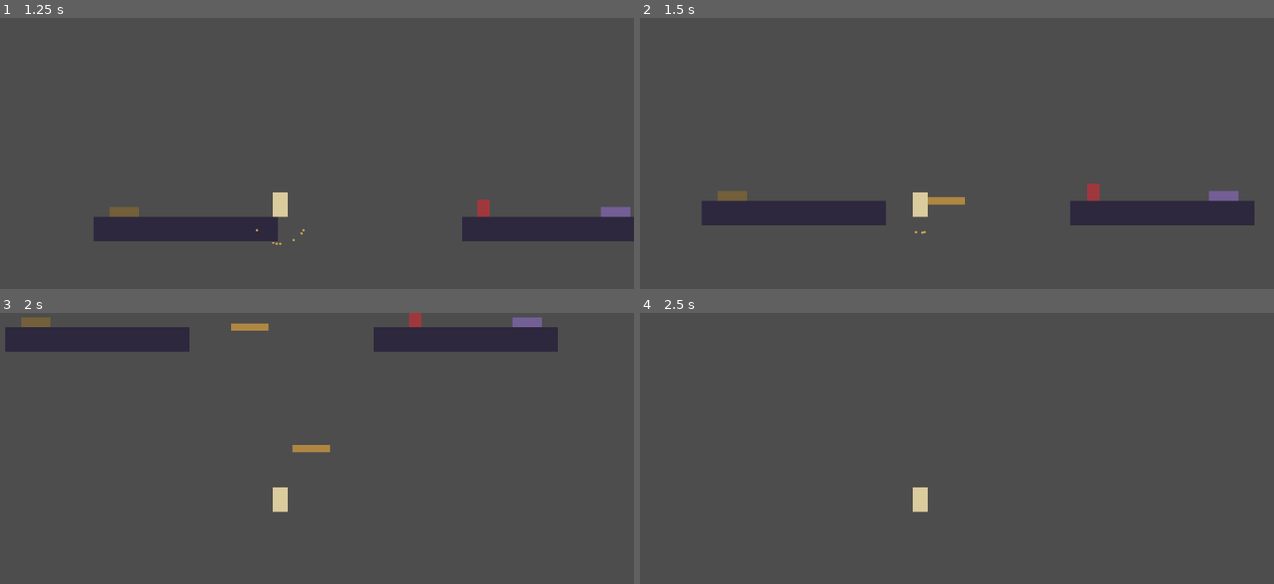
Above: before the commit, frames 1-4 (two rows, left to right).
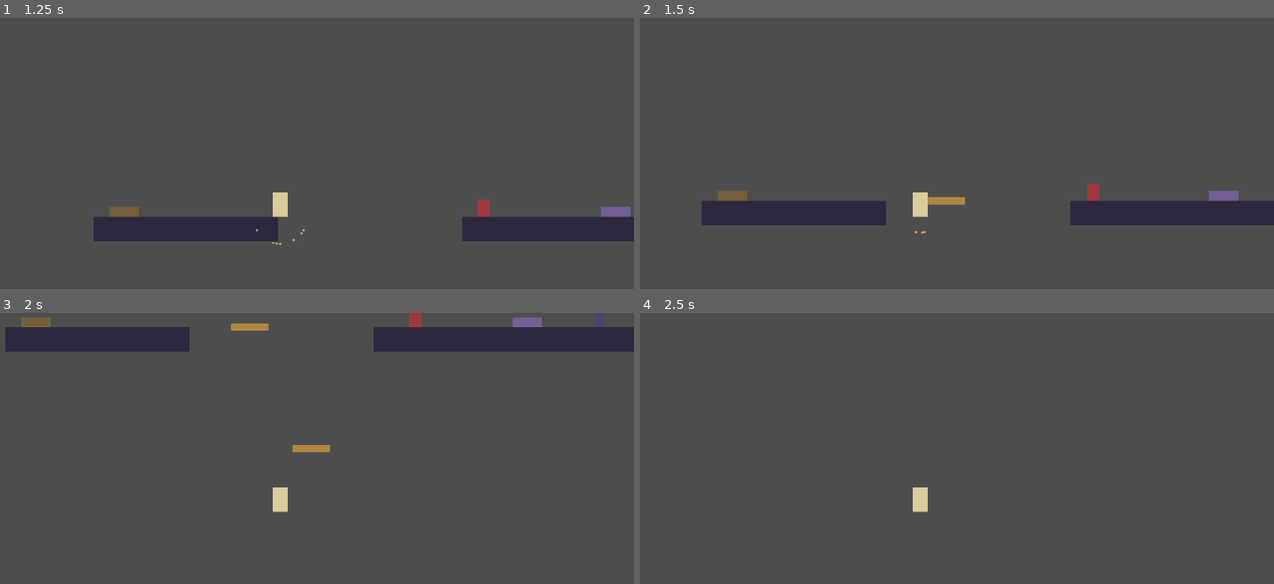
Above: after the commit, the same moments.

Repository: Sintfoap/MonthOfGame
Game: Godot game, scene res://scenes/Midgard.tscn
Two runs of this game, one before a commit and one after it. Both use one fixed random seed, a clock stepped at 60 frames per second and the inputs below.
Inputs:
- Up to frame 1 (1.25 s): tap Enter (ui_accept) at 0.5, 0.77 s; hold Right (ui_right) from 0.53 s (still down); tap M at 0.6 s; tap J at 0.8 s
- Up to frame 2 (1.5 s): keep holding Right (ui_right); tap J at 1.35 s
- Up to frame 3 (2 s): keep holding Right (ui_right); tap Enter (ui_accept) at 1.52 s; tap K at 1.55 s
- Up to frame 4 (2.5 s): release Right (ui_right) at 2.03 s; hold Left (ui_left) from 2.03 s (still down); tap K at 2.1 s; tap L at 2.3 s

Frame 1 is identical in both runs. In frame 2, 0.3% of the frame differs, in the area x 96-100%, y 67-77%; in frame 3, 1.2%, in the area x 87-100%, y 0-15%; in frame 4, nothing differs.

Commit message:
Add Sorcery: fourth school, fourth world (Muspelheim), and a world-state fix
Sorcery is the design's biggest departure from the other three schools on
purpose: casting it doesn't grow or animate anything on the caster's end,
it just ignites the nearest IceField (scripts/world/IceField.gd). The
spreading is the automaton, running entirely inside the terrain object with
no further input once lit -- "self-propagating, no upkeep once it catches."
Each ice cell is Ice/Fire/Cleared. Ice becomes Fire the instant any neighbor
is Fire (genuine neighbor-driven spread). Fire becomes Cleared after a fixed
number of steps regardless of neighbors, deliberately not neighbor-counted
the way the first transition is: a field starting entirely uniform has no
Cleared cells anywhere to count against, so a neighbor-based rule for that
stage would deadlock permanently. Traced that through by hand before it
went near the engine, then verified the real thing headlessly: a 48-cell
field went from solid ice to fully cleared in ~70 ticks after one cast, and
the player walked straight through the cleared space afterward with no
leftover invisible collision.

New world Muspelheim: its altar grants Sorcery, and the way out is blocked
by an IceField instead of a gate -- no walking around it, and unlike every
other obstacle in the slice so far, no undoing it either once it's melted.
Midgard gained a second Wizardry-gated wall (same gate-plus-switch pattern
as Alfheim) past the existing Alfheim trigger, leading to a third platform
and the entrance to Muspelheim.

That placement is what surfaced the session's real find: reaching
Muspelheim requires a round trip through Alfheim first (for Wizardry), and
change_scene_to_file fully tears down and frees the previous scene on every
transition. A scripted headless test confirmed a fully-built Smithcraft
bridge in Midgard was *not* hypothetically fragile here -- crystal count
went from 20 to 0 across exactly that round trip, which would have made the
new content practically unreachable through normal play. Added
scripts/WorldState.gd (autoload): Smithcraft now records every cell it
places, keyed by level name, and each level restores its recorded cells
instantly in _ready(). Re-verified the same round trip afterward: the
bridge survives.

Also added a one-shot guard to Midgard's world-entry triggers -- needed
once something was placed *past* the Alfheim trigger, since without it,
walking back across that trigger to reach the new platform would just pull
the player into Alfheim again every time.

Diff:
--- a/project.godot
+++ b/project.godot
@@ -8,6 +8,7 @@
 [autoload]
 
 PlayerState="*res://scripts/PlayerState.gd"
+WorldState="*res://scripts/WorldState.gd"
 
 [layer_names]
 
--- /dev/null
+++ b/scenes/Muspelheim.tscn
@@ -0,0 +1,6 @@
+[gd_scene load_steps=2 format=3]
+
+[ext_resource type="Script" path="res://scripts/levels/Muspelheim.gd" id="1"]
+
+[node name="Muspelheim" type="Node2D"]
+script = ExtResource("1")
--- a/scenes/Player.tscn
+++ b/scenes/Player.tscn
@@ -1,9 +1,10 @@
-[gd_scene load_steps=6 format=3]
+[gd_scene load_steps=7 format=3]
 
 [ext_resource type="Script" path="res://scripts/player/Player.gd" id="1"]
 [ext_resource type="Script" path="res://scripts/abilities/Galdur.gd" id="2"]
 [ext_resource type="Script" path="res://scripts/abilities/Smithcraft.gd" id="3"]
 [ext_resource type="Script" path="res://scripts/abilities/Wizardry.gd" id="4"]
+[ext_resource type="Script" path="res://scripts/abilities/Sorcery.gd" id="5"]
 
 [sub_resource type="RectangleShape2D" id="RectangleShape2D_1"]
 size = Vector2(24, 40)
@@ -27,3 +28,6 @@
 
 [node name="WizardryAbility" type="Node" parent="."]
 script = ExtResource("4")
+
+[node name="SorceryAbility" type="Node" parent="."]
+script = ExtResource("5")
--- /dev/null
+++ b/scripts/WorldState.gd
@@ -0,0 +1,21 @@
+extends Node
+
+## Autoload singleton. Persists player-built structures across scene
+## reloads within a single play session (in memory only -- there's still
+## no save-to-disk system). Without this, `change_scene_to_file` tearing
+## down the previous scene on every transition meant a Smithcraft bridge
+## in Midgard vanished the instant the player stepped into any side world
+## and came back, forcing it to be rebuilt from scratch every time.
+
+var crystal_cells: Dictionary = {}  # level_name (String) -> Array[Vector2i]
+
+
+func record_crystal(level_name: String, cell: Vector2i) -> void:
+	if not crystal_cells.has(level_name):
+		crystal_cells[level_name] = []
+	if not crystal_cells[level_name].has(cell):
+		crystal_cells[level_name].append(cell)
+
+
+func get_crystals(level_name: String) -> Array:
+	return crystal_cells.get(level_name, [])
--- a/scripts/abilities/Smithcraft.gd
+++ b/scripts/abilities/Smithcraft.gd
@@ -4,7 +4,9 @@
 ## "Six Grammars" prototype's Ore-Vein. Motes spawn near the cast point and
 ## random-walk until they touch the vein, then stick permanently as solid
 ## CrystalCell platforms. The vein persists between casts — walking back and
-## casting again grows it further from where it already stands.
+## casting again grows it further from where it already stands. It also
+## persists across leaving and returning to the level entirely, restored
+## from WorldState -- a scene reload used to wipe it out completely.
 
 const CELL_SIZE := 16.0
 const MAX_WALKERS := 24
@@ -19,10 +21,15 @@
 var _world: Node = null
 
 
+func _ready() -> void:
+	_world = get_tree().current_scene
+	for cell in WorldState.get_crystals(_world.name):
+		_crystal[cell] = true
+
+
 func cast(world_pos: Vector2, direction: Vector2) -> void:
 	if _active or _crystal.size() >= MAX_CELLS:
 		return
-	_world = get_tree().current_scene
 
 	var origin := _to_grid(world_pos)
 	if not _crystal.has(origin):
@@ -75,7 +82,5 @@
 
 
 func _spawn_cell(cell: Vector2i) -> void:
-	var body := CrystalCell.new()
-	body.position = Vector2(cell.x * CELL_SIZE, cell.y * CELL_SIZE)
-	body.setup(CELL_SIZE)
-	_world.add_child(body)
+	CrystalCell.spawn_at(_world, cell, CELL_SIZE)
+	WorldState.record_crystal(_world.name, cell)
--- /dev/null
+++ b/scripts/abilities/Sorcery.gd
@@ -0,0 +1,13 @@
+extends Node
+
+## Sorcery: point a catalyst at any IceField in the scene and it ignites --
+## no growth animation on this end, unlike the other three schools. The
+## spreading *is* the automaton (see IceField.gd), and once lit it runs on
+## its own with no further input, matching the design's "self-propagating,
+## no upkeep once it catches." There's no un-ignite: this is the one school
+## whose effect can't be taken back once cast.
+
+
+func cast(world_pos: Vector2, _direction: Vector2) -> void:
+	for field in get_tree().get_nodes_in_group("ice_field"):
+		field.ignite(world_pos)
--- a/scripts/levels/Midgard.gd
+++ b/scripts/levels/Midgard.gd
@@ -4,11 +4,23 @@
 ## the rest of Midgard — too wide to jump (max jump carries ~155px), and
 ## a single Galdur ward isn't wide enough alone. It's meant to send the
 ## player down into Svartalfheim first to learn Smithcraft, then back here
-## to grow a permanent crystal bridge across. Once across, a second trigger
-## on the far platform leads to Alfheim to learn Wizardry — but a patrolling
-## enemy sits between the bridge landing and that trigger. It's solid on
-## the same World layer as a Galdur ward, so casting one in its path blocks
-## it like any wall.
+## to grow a permanent crystal bridge across. Once across, a trigger on the
+## far platform leads to Alfheim to learn Wizardry — but a patrolling enemy
+## sits between the bridge landing and that trigger. It's solid on the same
+## World layer as a Galdur ward, so casting one in its path blocks it like
+## any wall.
+##
+## Past the Alfheim trigger, a third platform holds a gate only Wizardry
+## can open (same gate-plus-switch pattern as Alfheim itself) leading to
+## Muspelheim. World-entry triggers are one-shot: without that, walking
+## back past the Alfheim trigger to reach this third platform would just
+## pull the player into Alfheim again every time.
+##
+## Reaching Muspelheim requires a round trip through Alfheim first (to get
+## Wizardry), and every scene change tears down and rebuilds the level from
+## scratch -- without restoring it, a Smithcraft bridge built before that
+## trip would already be gone by the time the player got back. Restored
+## from WorldState instead of being rebuilt from scratch.
 
 const PLAYER_SCENE := preload("res://scenes/Player.tscn")
 
@@ -16,15 +28,29 @@
 func _ready() -> void:
 	LevelBuilder.make_platform(self, Vector2(0, 300), Vector2(300, 40), Color(0.18, 0.16, 0.24))
 	LevelBuilder.make_platform(self, Vector2(600, 300), Vector2(300, 40), Color(0.18, 0.16, 0.24))
+	LevelBuilder.make_platform(self, Vector2(1050, 300), Vector2(600, 40), Color(0.18, 0.16, 0.24))
 
+	for cell in WorldState.get_crystals("Midgard"):
+		CrystalCell.spawn_at(self, cell, 16.0)
+
+	var svartalfheim_entered := false
 	LevelBuilder.make_trigger(
 		self, Vector2(-100, 272), Vector2(48, 16), Color(0.55, 0.42, 0.18, 0.6),
-		func(_body): get_tree().change_scene_to_file.call_deferred("res://scenes/Svartalfheim.tscn")
+		func(_body):
+			if svartalfheim_entered:
+				return
+			svartalfheim_entered = true
+			get_tree().change_scene_to_file.call_deferred("res://scenes/Svartalfheim.tscn")
 	)
 
+	var alfheim_entered := false
 	LevelBuilder.make_trigger(
 		self, Vector2(700, 272), Vector2(48, 16), Color(0.55, 0.42, 0.78, 0.6),
-		func(_body): get_tree().change_scene_to_file.call_deferred("res://scenes/Alfheim.tscn")
+		func(_body):
+			if alfheim_entered:
+				return
+			alfheim_entered = true
+			get_tree().change_scene_to_file.call_deferred("res://scenes/Alfheim.tscn")
 	)
 
 	var patroller := Enemy.new()
@@ -32,6 +58,16 @@
 	patroller.setup(480.0, 650.0)
 	add_child(patroller)
 
+	var gate := LevelBuilder.make_platform(self, Vector2(820, 190), Vector2(16, 180), Color(0.3, 0.27, 0.4))
+	LevelBuilder.make_switch(
+		self, Vector2(950, 288), Color(0.82, 0.42, 0.24),
+		func(): gate.queue_free()
+	)
+	LevelBuilder.make_trigger(
+		self, Vector2(1200, 272), Vector2(48, 16), Color(0.82, 0.42, 0.24, 0.6),
+		func(_body): get_tree().change_scene_to_file.call_deferred("res://scenes/Muspelheim.tscn")
+	)
+
 	var player := PLAYER_SCENE.instantiate()
 	player.position = Vector2(0, 260)
 	add_child(player)
--- /dev/null
+++ b/scripts/levels/Muspelheim.gd
@@ -0,0 +1,32 @@
+extends Node2D
+
+## Múspellsheimr, third gated world. Touching the altar grants Sorcery. An
+## IceField blocks the return path -- unlike Smithcraft's gate or
+## Wizardry's, there's no walking around or bridging it. It has to be
+## melted, and once melted it stays melted; this is the one school with no
+## way to undo its own effect.
+
+const PLAYER_SCENE := preload("res://scenes/Player.tscn")
+
+
+func _ready() -> void:
+	LevelBuilder.make_platform(self, Vector2(0, 300), Vector2(600, 40), Color(0.2, 0.13, 0.13))
+
+	LevelBuilder.make_trigger(
+		self, Vector2(-120, 260), Vector2(32, 60), Color(0.82, 0.42, 0.24, 0.9),
+		func(_body): PlayerState.unlock("sorcery")
+	)
+
+	var field := IceField.new()
+	field.position = Vector2(100, 280 - 8 * 16.0)
+	field.setup(6, 8)  # 96px wide, 128px tall -- clears the ~73px max jump
+	add_child(field)
+
+	LevelBuilder.make_trigger(
+		self, Vector2(280, 272), Vector2(48, 16), Color(0.55, 0.42, 0.18, 0.6),
+		func(_body): get_tree().change_scene_to_file.call_deferred("res://scenes/Midgard.tscn")
+	)
+
+	var player := PLAYER_SCENE.instantiate()
+	player.position = Vector2(-200, 260)
+	add_child(player)
--- a/scripts/player/Player.gd
+++ b/scripts/player/Player.gd
@@ -12,6 +12,7 @@
 @onready var galdur: Node2D = $GaldurAbility
 @onready var smithcraft: Node = $SmithcraftAbility
 @onready var wizardry: Node = $WizardryAbility
+@onready var sorcery: Node = $SorceryAbility
 
 var health := MAX_HEALTH
 var _invulnerable_timer := 0.0
@@ -80,3 +81,6 @@
 	elif event.keycode == KEY_L and PlayerState.has_wizardry:
 		var facing := 1.0 if sprite.scale.x >= 0.0 else -1.0
 		wizardry.cast(global_position + Vector2(facing * 24.0, 8.0), Vector2(facing, 0.0))
+	elif event.keycode == KEY_M and PlayerState.has_sorcery:
+		var facing := 1.0 if sprite.scale.x >= 0.0 else -1.0
+		sorcery.cast(global_position + Vector2(facing * 24.0, 8.0), Vector2(facing, 0.0))
--- a/scripts/world/CrystalCell.gd
+++ b/scripts/world/CrystalCell.gd
@@ -3,6 +3,14 @@
 
 ## One cell of a Smithcraft vein. Spawned at runtime by the diffusion-limited
 ## aggregation in Smithcraft.gd — never placed by hand.
+
+
+static func spawn_at(parent: Node, cell: Vector2i, cell_size: float) -> CrystalCell:
+	var body := CrystalCell.new()
+	body.position = Vector2(cell.x * cell_size, cell.y * cell_size)
+	body.setup(cell_size)
+	parent.add_child(body)
+	return body
 
 
 func setup(cell_size: float) -> void:
--- /dev/null
+++ b/scripts/world/IceField.gd
@@ -0,0 +1,125 @@
+class_name IceField
+extends Node2D
+
+## A blocking wall of frost-cells, built to be melted rather than walked
+## through. Ignited by Sorcery: a small seed converts to Fire, and Fire
+## spreads to any Ice cell touching a Fire neighbor (genuine cellular
+## spread, one neighbor is enough -- this school is meant to catch and run
+## on its own). A Fire cell burns for MELT_TIME steps, then clears
+## permanently. That second stage is time-based rather than neighbor-based
+## on purpose: a neighbor-counted rule for it would deadlock, since nothing
+## starts Cleared for a freshly-uniform field to count against.
+
+const CELL_SIZE := 16.0
+const IGNITE_THRESHOLD := 1
+const MELT_TIME := 6
+const STEP_INTERVAL := 0.08
+const ICE_COLOR := Color(0.55, 0.72, 0.82)
+const FIRE_COLOR := Color(0.82, 0.42, 0.24)
+
+var cols := 0
+var rows := 0
+var state: Array = []
+var fire_ticks: Array = []
+var cells: Array = []
+var _timer := 0.0
+var _active := false
+
+
+func setup(grid_cols: int, grid_rows: int) -> void:
+	add_to_group("ice_field")
+	cols = grid_cols
+	rows = grid_rows
+	state.resize(cols * rows)
+	fire_ticks.resize(cols * rows)
+	cells.resize(cols * rows)
+	for y in range(rows):
+		for x in range(cols):
+			var i := y * cols + x
+			state[i] = 0
+			fire_ticks[i] = 0
+			cells[i] = LevelBuilder.make_platform(
+				self,
+				Vector2(x * CELL_SIZE + CELL_SIZE / 2.0, y * CELL_SIZE + CELL_SIZE / 2.0),
+				Vector2(CELL_SIZE, CELL_SIZE),
+				ICE_COLOR
+			)
+
+
+func ignite(world_pos: Vector2) -> void:
+	var local := to_local(world_pos)
+	var gx: int = clampi(int(local.x / CELL_SIZE), 0, cols - 1)
+	var gy: int = clampi(int(local.y / CELL_SIZE), 0, rows - 1)
+	for dy in range(-1, 2):
+		for dx in range(-1, 2):
+			var x := gx + dx
+			var y := gy + dy
+			if x >= 0 and x < cols and y >= 0 and y < rows:
+				_set_fire(y * cols + x)
+	_active = true
+
+
+func _process(delta: float) -> void:
+	if not _active:
+		return
+	_timer += delta
+	if _timer < STEP_INTERVAL:
+		return
+	_timer = 0.0
+	_active = _step()
+
+
+func _step() -> bool:
+	var any_active := false
+	var to_ignite: Array = []
+	for i in range(state.size()):
+		if state[i] == 0:
+			var x := i % cols
+			var y := i / cols
+			if _count_fire_neighbors(x, y) >= IGNITE_THRESHOLD:
+				to_ignite.append(i)
+		elif state[i] == 1:
+			fire_ticks[i] += 1
+			any_active = true
+			if fire_ticks[i] >= MELT_TIME:
+				_clear_cell(i)
+
+	for i in to_ignite:
+		_set_fire(i)
+		any_active = true
+
+	return any_active
+
+
+func _count_fire_neighbors(x: int, y: int) -> int:
+	var count := 0
+	for dy in range(-1, 2):
+		for dx in range(-1, 2):
+			if dx == 0 and dy == 0:
+				continue
+			var nx := x + dx
+			var ny := y + dy
+			if nx >= 0 and nx < cols and ny >= 0 and ny < rows:
+				if state[ny * cols + nx] == 1:
+					count += 1
+	return count
+
+
+func _set_fire(i: int) -> void:
+	if state[i] != 0:
+		return
+	state[i] = 1
+	fire_ticks[i] = 0
+	var body: StaticBody2D = cells[i]
+	if is_instance_valid(body):
+		for child in body.get_children():
+			if child is Polygon2D:
+				child.color = FIRE_COLOR
+
+
+func _clear_cell(i: int) -> void:
+	state[i] = 2
+	var body: StaticBody2D = cells[i]
+	if is_instance_valid(body):
+		body.queue_free()
+	cells[i] = null
Not shown, changed: README.md
